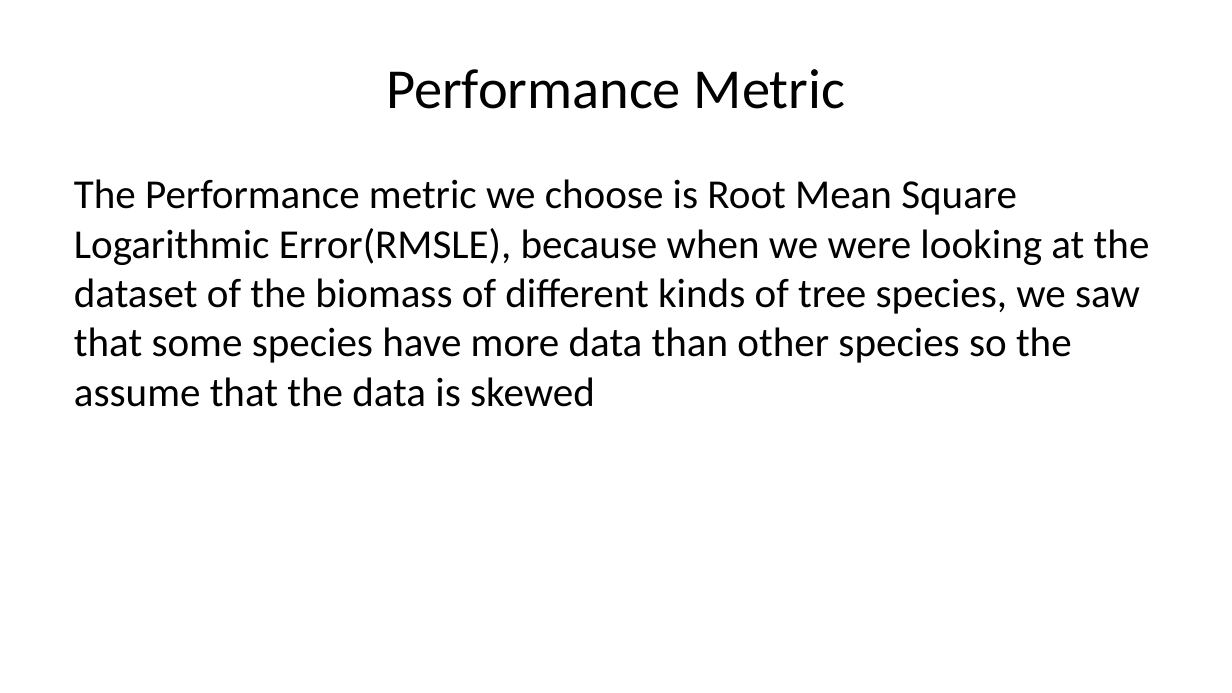
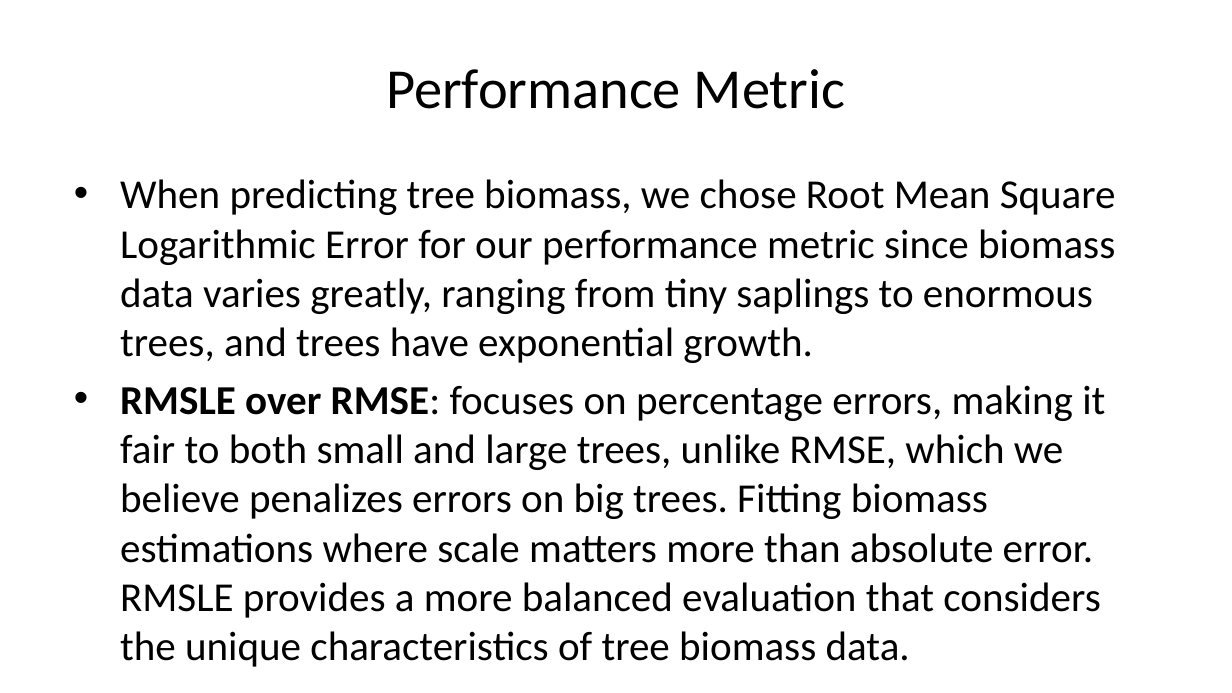
Before and after one commit to deancallahan25/Redwood-Analytics-Portfolio, a slide deck: slide 13 of Project-3/presentation.pptx (slide 12 before the commit). Drawn at 1232x693 pixels with LibreOffice and Linux fonts; fonts in the diff are those of the drawing. Boxes give left, top, right and bottom in pixels: in the first picture for what was removed or moved away, otherwise in the second. Text is boxed around its words. In the diff, an @@ line names an element or a change of style, - is before the commit and + after.

```diff
--- a/Project-3/presentation.pptx
+++ b/Project-3/presentation.pptx
@@ text at (x1=120, y1=179, x2=1116, y2=618): text changed @@
-The Performance metric we choose is Root Mean Square Logarithmic Error(RMSLE), because when we were looking at the dataset of the biomass of different kinds of tree species, we saw that some species have more data than other species so the assume that the data is skewed
+• When predicting tree biomass, we chose Root Mean Square Logarithmic Error for our performance metric since biomass data varies greatly, ranging from tiny saplings to enormous trees, and trees have exponential growth.
+• RMSLE over RMSE: focuses on percentage errors, making it fair to both small and large trees, unlike RMSE, which we believe penalizes errors on big trees. Fitting biomass estimations where scale matters more than absolute error. RMSLE provides a more balanced evaluation that considers the unique characteristics of tree biomass data.
```
Also in this commit, not shown: 2 other slides changed, 2 slides added, 1 slide removed, 1 other file.
